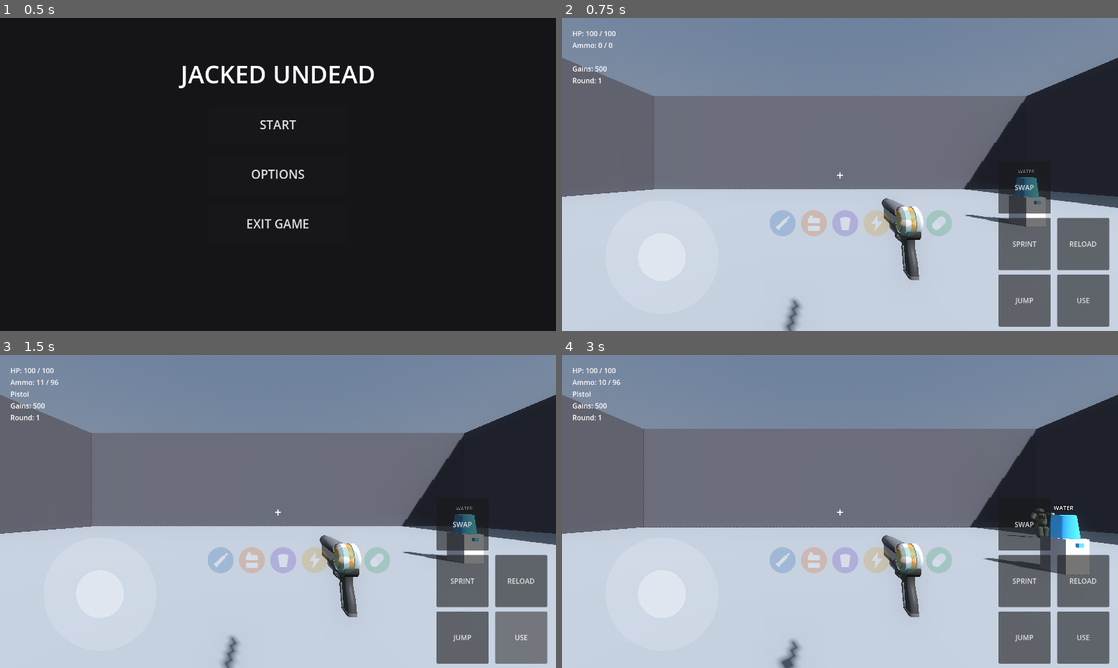
Above: before the commit, frames 1-4 (two rows, left to right).
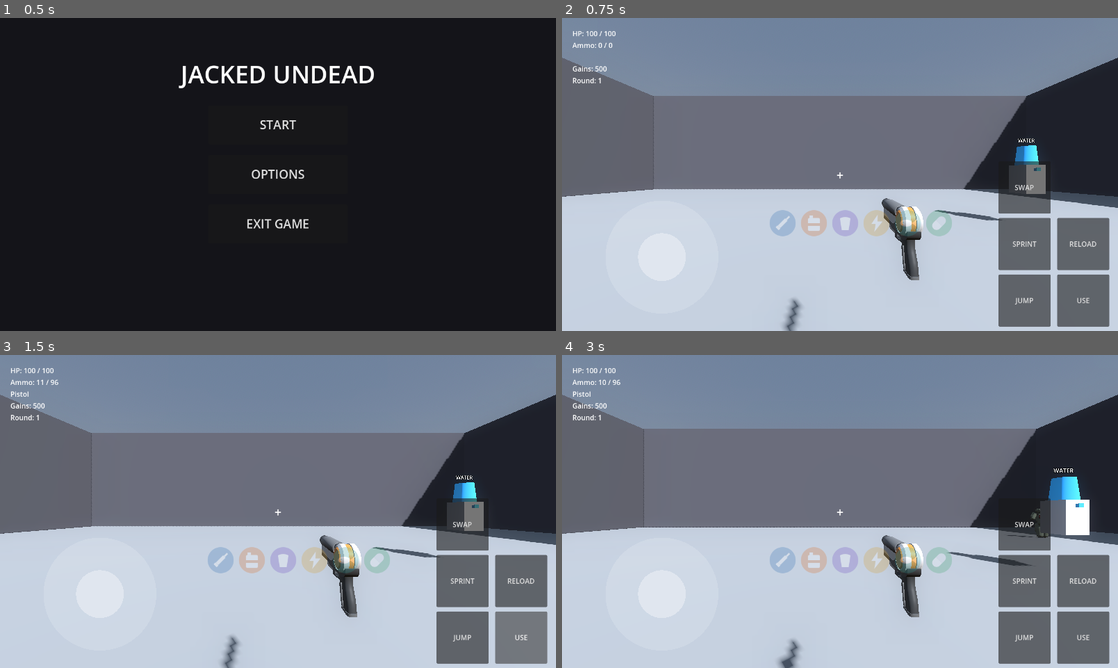
Above: after the commit, the same moments.

Repository: nateomach1-debug/jacked-undead
Game: Godot game, scene res://scenes/main_menu/main_menu.tscn
The game is run twice, just before and just after one commit, with the same random seed, the same clock (stepped at 60 frames per second) and the same inputs.
Inputs (mouse positions are in pixels of both pictures, inside the frame that each line leads up to):
- Up to frame 1 (0.5 s): no input
- Up to frame 2 (0.75 s): click "START" at 0.5 s
- Up to frame 3 (1.5 s): click "USE" at 1.25 s
- Up to frame 4 (3 s): click "JUMP" at 2 s; move the mouse to (867, 511) at 2.77 s; hold W (move_forward) from 2.78 s (still down); tap F (interact) at 2.85 s

Frame 1 is identical in both runs. In frame 2, 1.3% of the frame differs, in the area x 67-87%, y 38-67%; in frame 3, 1.3%; in frame 4, 2.3%, in the area x 69-95%, y 36-71%.

Commit message:
Add SMG and Rifle buy stations
Added new weapon buy stations for SMG and Rifle with associated properties.

Diff:
--- a/scenes/main/main.tscn
+++ b/scenes/main/main.tscn
@@ -21,6 +21,9 @@
 [ext_resource type="Texture2D" path="res://resources/icons/fish_oil.svg" id="19"]
 [ext_resource type="Texture2D" path="res://resources/icons/bcaas.svg" id="20"]
 [ext_resource type="PackedScene" path="res://scenes/ui/game_over_screen.tscn" id="21"]
+[ext_resource type="PackedScene" path="res://scenes/stations/gun_wall_buy.tscn" id="22"]
+[ext_resource type="PackedScene" path="res://resources/models/weapons/SMG_1.gltf" id="23"]
+[ext_resource type="PackedScene" path="res://resources/models/weapons/AR_1.gltf" id="24"]
 
 [ext_resource type="Script" path="res://scripts/managers/main.gd" id="1"]
 [ext_resource type="Script" path="res://scripts/managers/round_manager.gd" id="2"]
@@ -137,7 +140,7 @@
 [node name="Player" parent="." instance=ExtResource("3")]
 transform = Transform3D(1, 0, 0, 0, 1, 0, 0, 0, 1, 0, 1, 0)
 current_weapon = ExtResource("10")
-weapon_loadout = [ExtResource("10"), ExtResource("12"), ExtResource("13"), ExtResource("14")]
+weapon_loadout = [ExtResource("10")]
 
 [node name="HUD" parent="." instance=ExtResource("9")]
 [node name="TouchControls" parent="." instance=ExtResource("11")]
@@ -220,4 +223,20 @@
 transform = Transform3D(1, 0, 0, 0, 1, 0, 0, 0, 1, -6, 0, 6)
 
 [node name="WaterStation2" parent="Stations" instance=ExtResource("8")]
-transform = Transform3D(1, 0, 0, 0, 1, 0, 0, 0, 1, 6, 0, -6)
+transform = Transform3D(1, 0, 0, 0, 1, 0, 0, 0, 1, 6, 1, -6)
+
+[node name="SMGWallBuy" parent="Stations" instance=ExtResource("22")]
+transform = Transform3D(1, 0, 0, 0, 1, 0, 0, 0, 1, -10, 0, 6)
+weapon = ExtResource("12")
+display_model = ExtResource("23")
+display_name = "SMG"
+buy_cost = 3000
+ammo_cost = 500
+
+[node name="RifleWallBuy" parent="Stations" instance=ExtResource("22")]
+transform = Transform3D(1, 0, 0, 0, 1, 0, 0, 0, 1, -10, 0, 9)
+weapon = ExtResource("14")
+display_model = ExtResource("24")
+display_name = "Rifle"
+buy_cost = 4000
+ammo_cost = 600
Not shown: 1 places in scenes/main/main.tscn that only renumber resources
